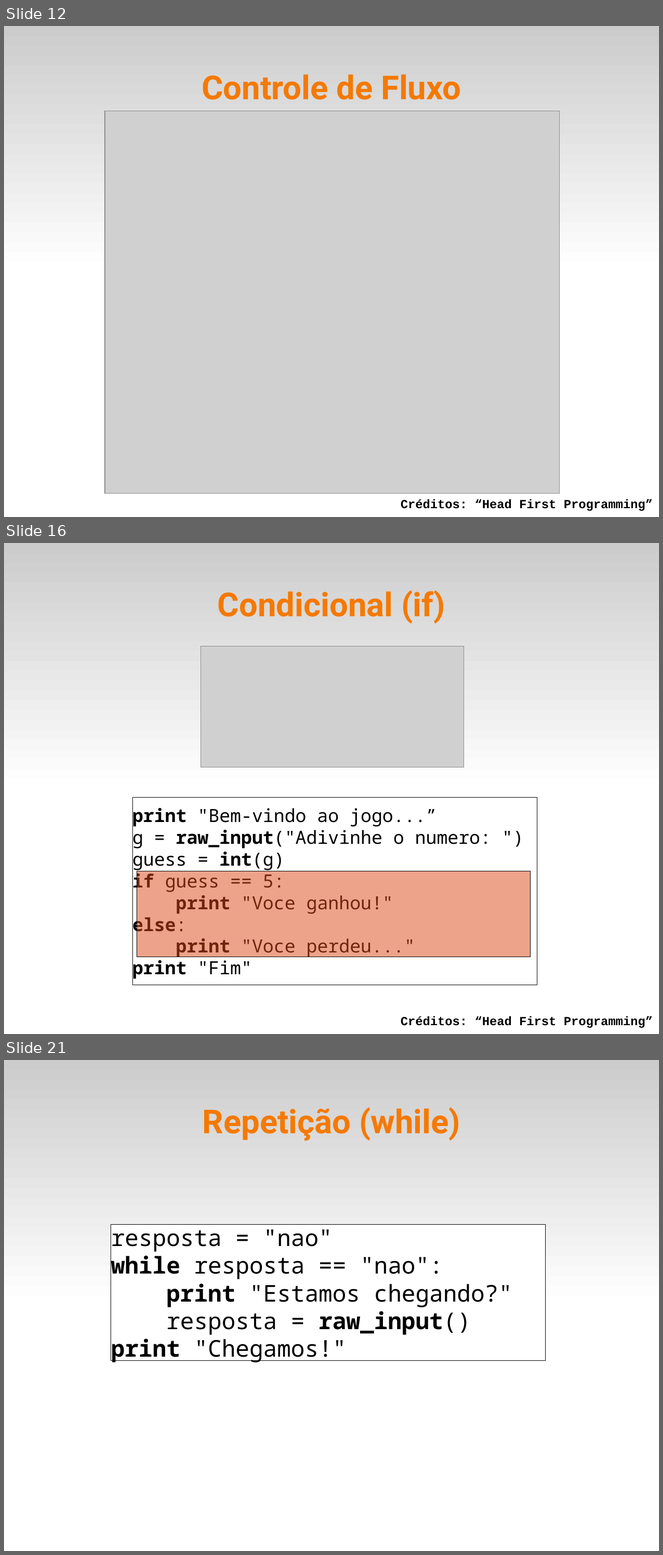
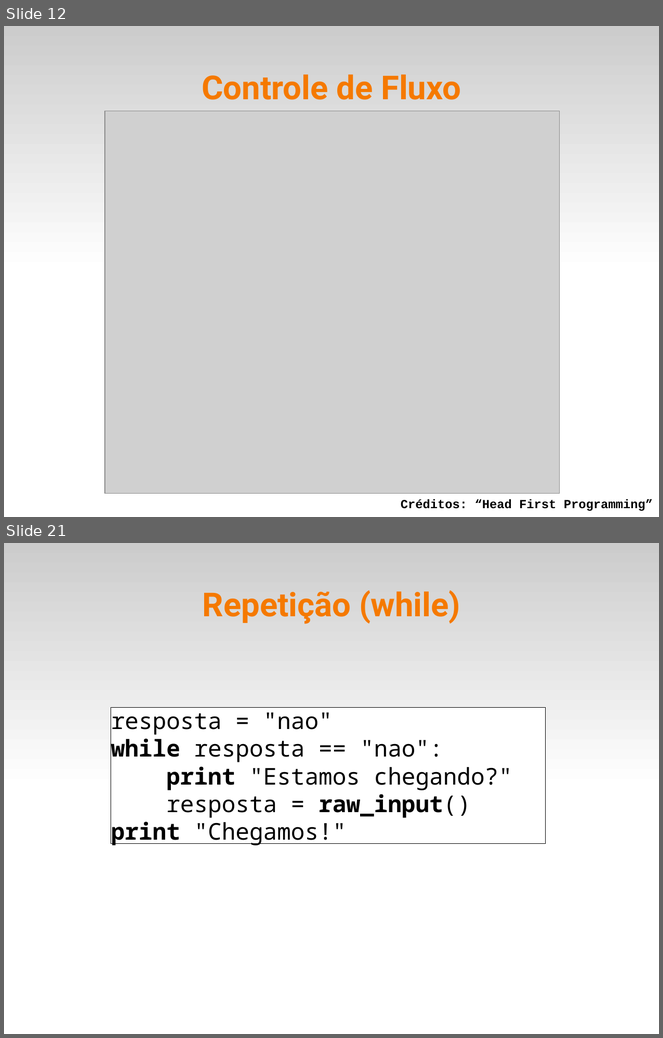
Before and after one commit to fsantanna-uerj/IPD, a slide deck: slides/ipd-03.odp. Shown one above the other, each under a label of ours: slides 12, 16 and 21 before the commit, slides 12 and 21 after it; the slides between them are not shown. The pictures are 663x1555 and 663x1038 pixels, drawn with LibreOffice and Linux fonts; fonts in the diff are those of the drawing; grey boxes stand for pictures. Boxes give left, top, right and bottom in pixels: in the first picture for what was removed or moved away, otherwise in the second. Text is boxed around its words. In the diff, an @@ line names an element or a change of style, - is before the commit and + after.

```diff
--- a/slides/ipd-03.odp
+++ b/slides/ipd-03.odp
@@ slide 16 removed at [4,543,659,1034], background #FFFFFF; not listed: 1 template element that a slide beside it also shows @@
@@ title removed at [218,590,445,624] @@
-Condicional (if)
@@ picture removed at [201,646,464,767] @@
@@ rectangle removed at [132,797,538,986] @@
-print "Bem-vindo ao jogo...”
-g = raw_input("Adivinhe o numero: ")
-guess = int(g)
-if guess == 5:
-print "Voce ganhou!"
-else:
-print "Voce perdeu..."
-print "Fim"
@@ rectangle removed at [137,871,531,957] @@
@@ text removed at [401,1017,653,1028] @@
-Créditos: “Head First Programming”
```
Also in this commit, not shown: 10 slides changed, 3 slides added, 2 other slides removed, 4 other files.
